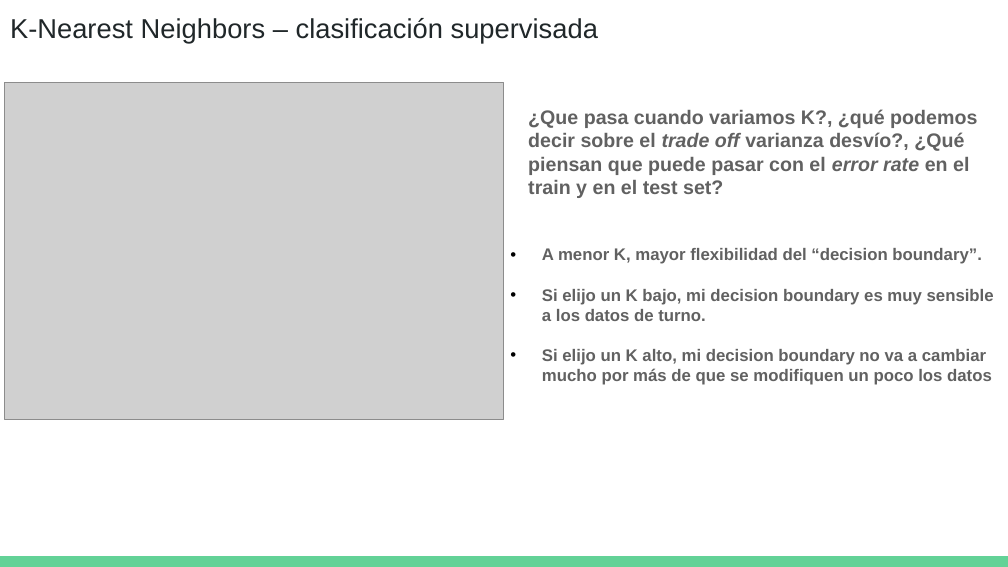
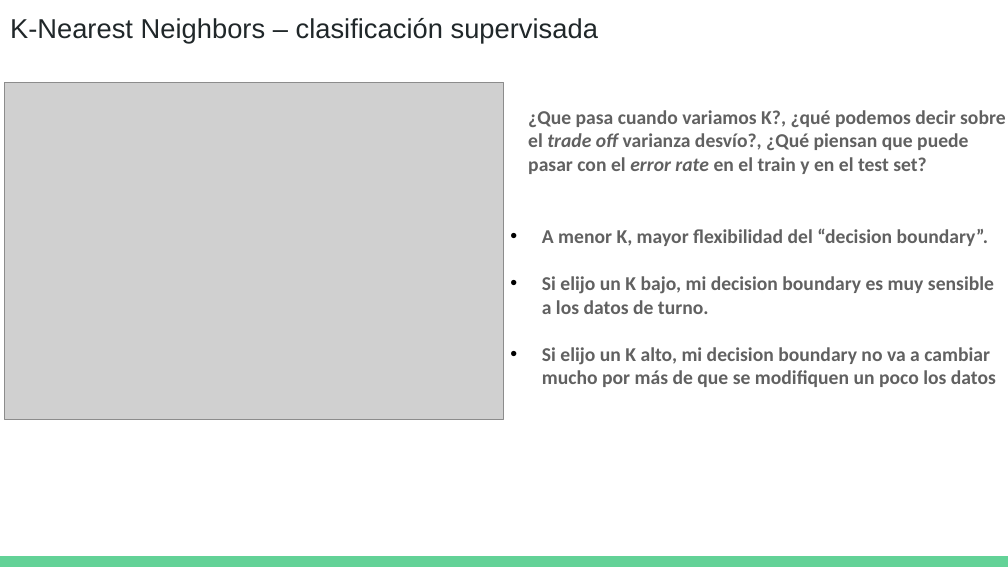
Before and after one commit to DCSCyHD/2023_modulo_3, a slide deck: slide 17 of clase4/teoricas_4a6.pptx. Drawn at 1008x567 pixels with LibreOffice and Linux fonts; fonts in the diff are those of the drawing; grey boxes stand for pictures. Boxes give left, top, right and bottom in pixels: in the first picture for what was removed or moved away, otherwise in the second. Text is boxed around its words. In the diff, an @@ line names an element or a change of style, - is before the commit and + after.

```diff
--- a/clase4/teoricas_4a6.pptx
+++ b/clase4/teoricas_4a6.pptx
@@ text "¿Que pasa cuando variamos K?, ..." at [528, 110, 1006, 174]: font Arial to Calibri @@
@@ text "A menor K, mayor flexibilidad ..." at [542, 228, 996, 387]: size 12 to 14 pt, font Arial to Calibri @@
```
Also in this commit, not shown: 10 other slides changed, 1 other file.
